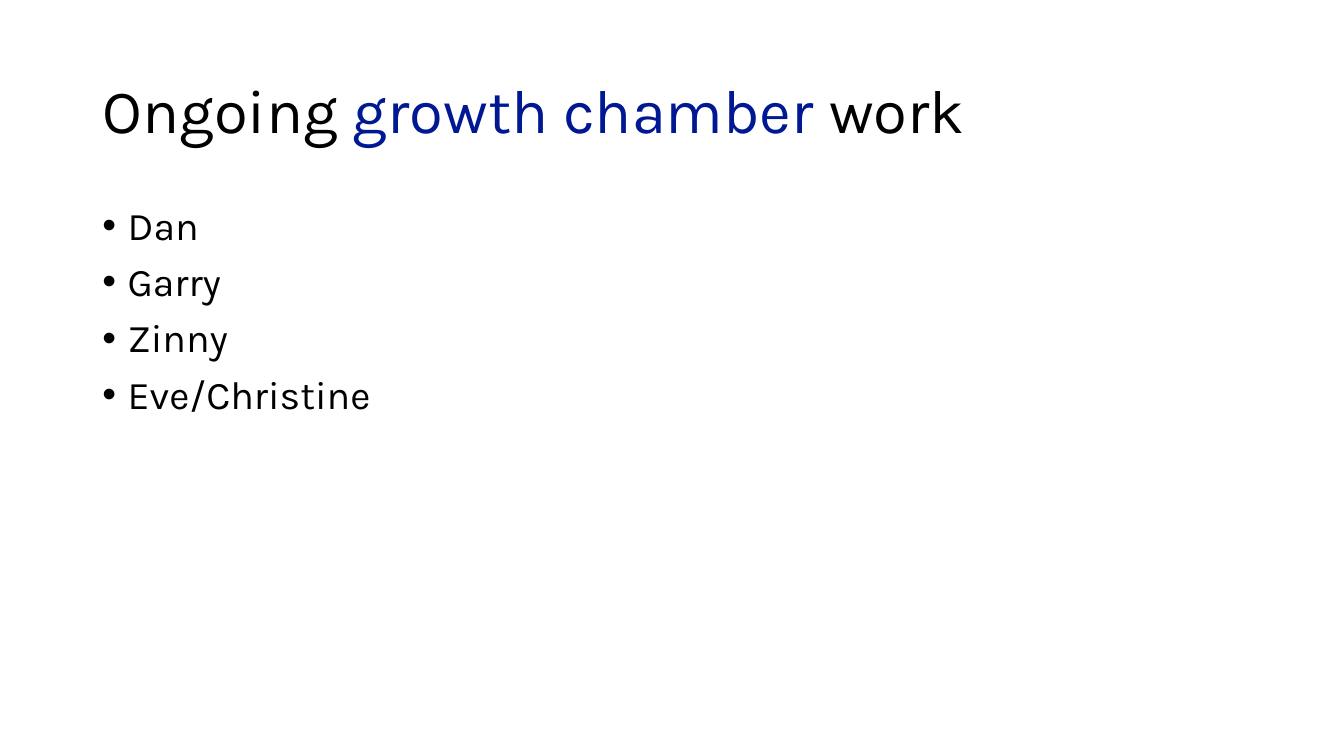
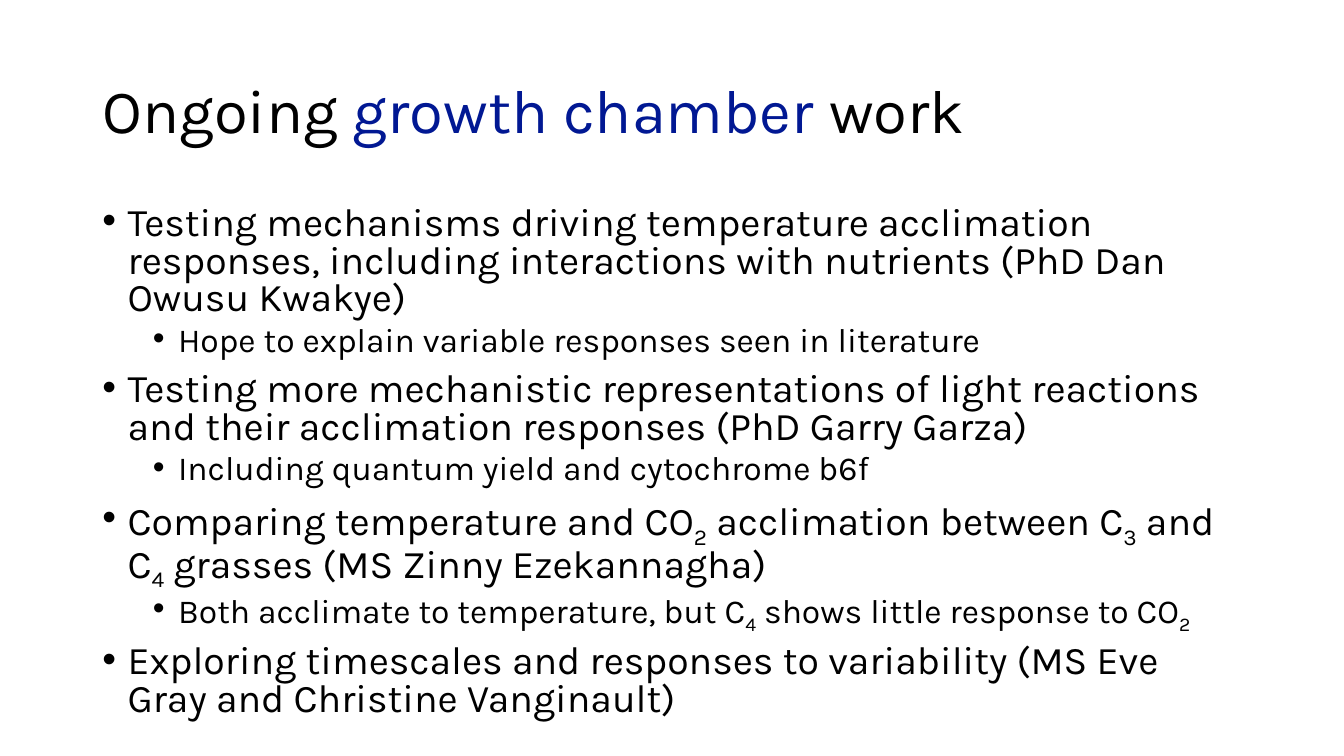
Before and after one commit to SmithEcophysLab/seminar, a slide deck: slide 31 of 2025_lemontree/src/lemontree_mtg_2025_smith.pptx. Drawn at 1344x756 pixels with LibreOffice and Linux fonts; fonts in the diff are those of the drawing. Boxes give left, top, right and bottom in pixels: in the first picture for what was removed or moved away, otherwise in the second. Text is boxed around its words. In the diff, an @@ line names an element or a change of style, - is before the commit and + after.

```diff
--- a/2025_lemontree/src/lemontree_mtg_2025_smith.pptx
+++ b/2025_lemontree/src/lemontree_mtg_2025_smith.pptx
@@ text at box(128, 209, 1214, 722): text changed @@
-• Dan
-• Garry
-• Zinny
-• Eve/Christine
+• Testing mechanisms driving temperature acclimation responses, including interactions with nutrients (PhD Dan Owusu Kwakye)
+  • Hope to explain variable responses seen in literature
+• Testing more mechanistic representations of light reactions and their acclimation responses (PhD Garry Garza)
+  • Including quantum yield and cytochrome b6f
+• Comparing temperature and CO2 acclimation between C3 and C4 grasses (MS Zinny Ezekannagha)
+  • Both acclimate to temperature, but C4 shows little response to CO2
+• Exploring timescales and responses to variability (MS Eve Gray and Christine Vanginault)
```
Also in this commit, not shown: 9 other slides changed, 2 slides added, 1 slide removed.
